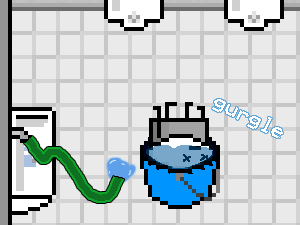
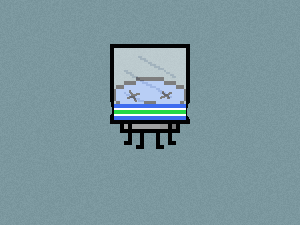
Layers edited between the first and the second w=300, h=225 image:
added group "BagsArentToys" with 4 layers above "CrushCrushCrush" over (x1=0, y1=0, x2=300, y2=225)
added layer "Layer 64" (49%) in group "BagsArentToys" over (x1=114, y1=48, x2=186, y2=104)
added layer "Layer 63" in group "BagsArentToys" over (x1=110, y1=44, x2=190, y2=124)
added layer "Layer 62" in group "BagsArentToys" over (x1=112, y1=77, x2=188, y2=149)
added layer "Layer 14 copy 3" in group "BagsArentToys" over (x1=0, y1=0, x2=300, y2=225)
hid group "YoureAFish" (7 layers) over (x1=0, y1=0, x2=300, y2=225)
